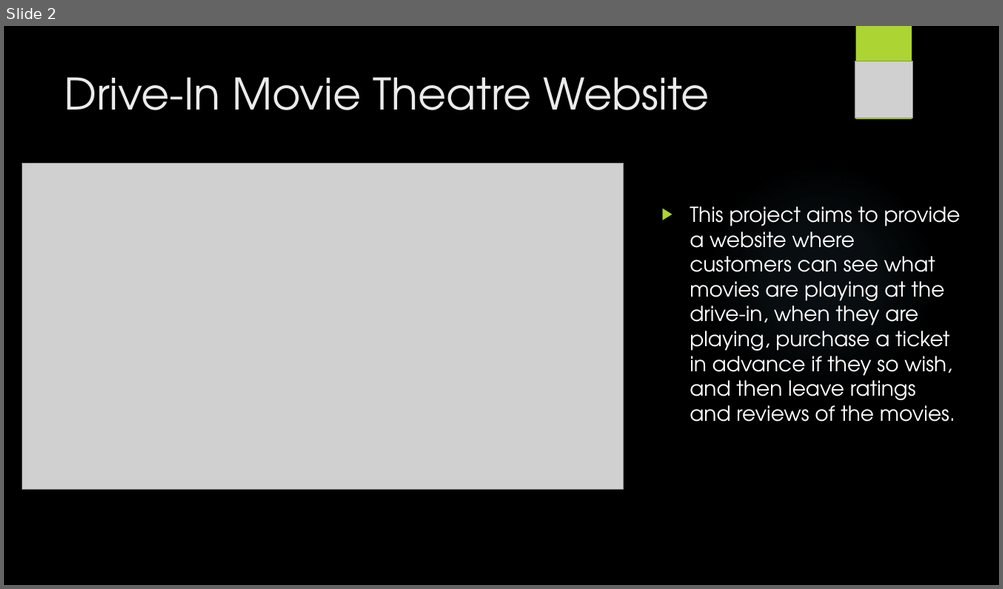
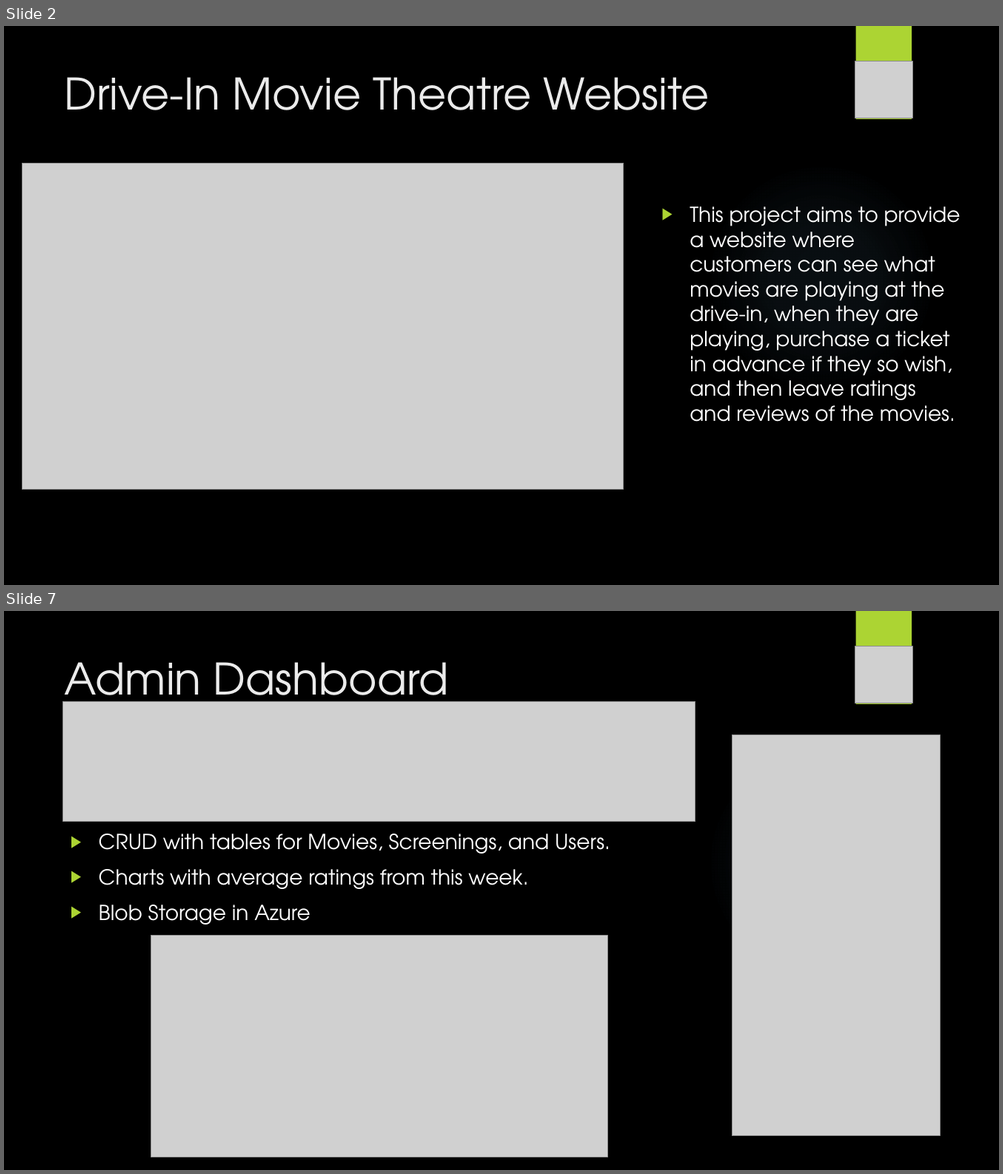
Before and after one commit to vladapple/MoonriseMovies, a slide deck: Files/MoonriseMoviesPresentation.pptx. Shown one above the other, each under a label of ours: slide 2 before the commit, slides 2 and 7 after it; the slides between them are not shown. The pictures are 1003x589 and 1003x1174 pixels, drawn with LibreOffice and Linux fonts; fonts in the diff are those of the drawing; grey boxes stand for pictures; background and template pictures are left out. Boxes give left, top, right and bottom in pixels: in the first picture for what was removed or moved away, otherwise in the second. Text is boxed around its words. In the diff, an @@ line names an element or a change of style, - is before the commit and + after.

```diff
--- a/Files/MoonriseMoviesPresentation.pptx
+++ b/Files/MoonriseMoviesPresentation.pptx
@@ slide 7 added at (x1=4, y1=611, x2=999, y2=1170), background picture (left out); not listed: 2 template elements that a slide beside it also shows @@
@@ picture added at (x1=854, y1=646, x2=912, y2=703) @@
@@ title added at (x1=64, y1=662, x2=449, y2=715), 42 pt, text #EBEBEB @@
+Admin Dashboard
@@ picture added at (x1=63, y1=702, x2=695, y2=822) @@
@@ picture added at (x1=731, y1=735, x2=939, y2=1136) @@
@@ text added at (x1=99, y1=834, x2=610, y2=925), 20 pt, text #FFFFFF @@
+▶ CRUD with tables for Movies, Screenings, and Users.
+▶ Charts with average ratings from this week.
+▶ Blob Storage in Azure
@@ picture added at (x1=151, y1=936, x2=608, y2=1157) @@
```
Also in this commit, not shown: 2 slides changed, 12 other slides added, 6 slides removed.
